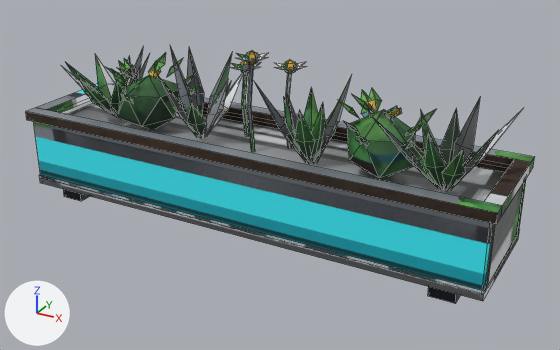
An edit to the FBX model modelos/planeta_humano/jardinera/jardinera.fbx, drawn before and after from the same camera.
Camera for both pictures: a 50 mm lens placed at (2.94, -5.03, 2.98), pointed at (0.19, -0.02, 0.48). The lights are fixed; the arrows at lower left show +X, +Y and +Z. The picture after the commit comes second. Mesh edges are drawn as thin lines. Vertices at exactly the same position are counted once.

The older version as bpy lines, for what is in view:
```python
me_jardinera = bpy.data.meshes.new('jardinera')
me_jardinera.from_pydata(...)  # 749 vertices, 936 faces; spans x -2.03..2.03, y -0.53..0.55, z 0.0..1.5
me_jardinera.materials.append(mat_jardinera_mat)
ob_jardinera = bpy.data.objects.new('jardinera', me_jardinera)
ob_jardinera.location = (0.0, 0.0, 0.0)
```
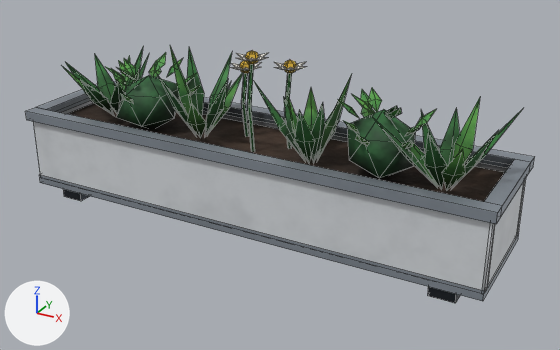
Where the change shows, as pixel boxes (x1, y1, x2, y2) in the pictures (560 x 350 px; the box of a moved part takes in the faces that stretch with it):
'jardinera', reshaped: before (26, 47, 535, 303); after (25, 47, 534, 303)
part 1 of me_jardinera, moved or reshaped: (484, 159, 531, 216) in both
part 2 of me_jardinera, moved or reshaped: (36, 84, 98, 110) in both
part 3 of me_jardinera, moved or reshaped: before (240, 53, 298, 69); after (240, 53, 299, 69)
part 4 of me_jardinera, surface changed: (26, 47, 534, 303) in both

Edits to the bpy script that builds the scene:
```text
Change me_jardinera:
    used by ob_jardinera; location = (0.0, 0.0, 0.0)
    remove me_jardinera.from_pydata(...)  # 749 vertices, 936 faces; spans x -2.03..2.03, y -0.53..0.55, z 0.0..1.5
    add me_jardinera.from_pydata(...)  # 772 vertices, 936 faces; spans x -2.03..2.03, y -0.53..0.55, z 0.0..1.5
    me_jardinera part 1
    5 faces are deleted
    4 vertices are added at (2.03, 0.41, 0.72), (2.03, 0.41, 0.8), (2.03, -0.41, 0.72), (2.03, -0.41, 0.8)
    5 new faces join them
    me_jardinera part 2
    5 faces are deleted
    4 vertices are added at (-2.03, 0.41, 0.72), (-2.03, 0.41, 0.8), (-2.03, -0.41, 0.72), (-2.03, -0.41, 0.8)
    5 new faces join them
    me_jardinera part 3
    3 vertices are removed from x 0.07..0.15, y -0.08..0.12, z 1.35..1.44
    76 faces are deleted
    6 vertices are added at (0.0, -0.12, 1.42), (-0.22, 0.15, 1.25), (0.22, 0.08, 1.33), (0.06, -0.08, 1.44), (0.16, 0.04, 1.35), (0.16, 0.12, 1.35)
    6 new vertices lie (0.0, 0.08, -0.02) away from vertices in x -0.22..0.22, y -0.2..0.07, z 1.27..1.44
    6 new vertices lie (0.0, -0.08, -0.02) away from vertices in x -0.22..0.22, y -0.04..0.23, z 1.27..1.44
    76 new faces join them
    me_jardinera part 4: 791 kept faces spanning x -2.03..2.03, y -0.53..0.55, z 0.0..1.5 get new texture (UV) coordinates
```
